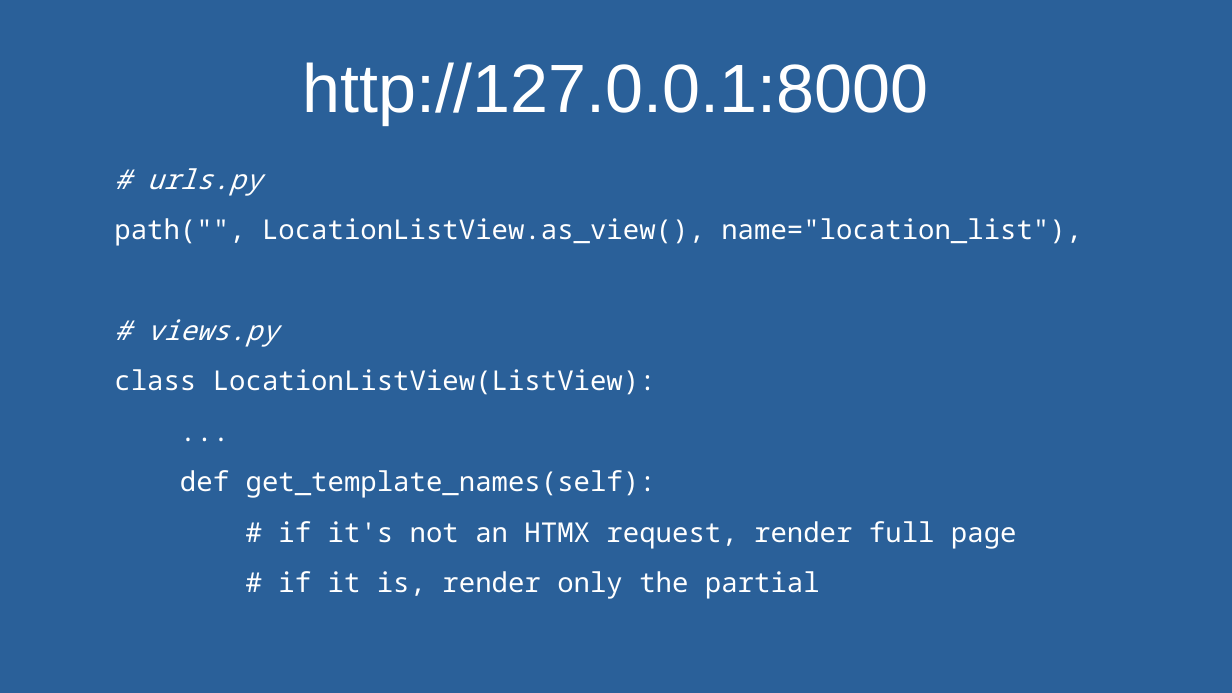
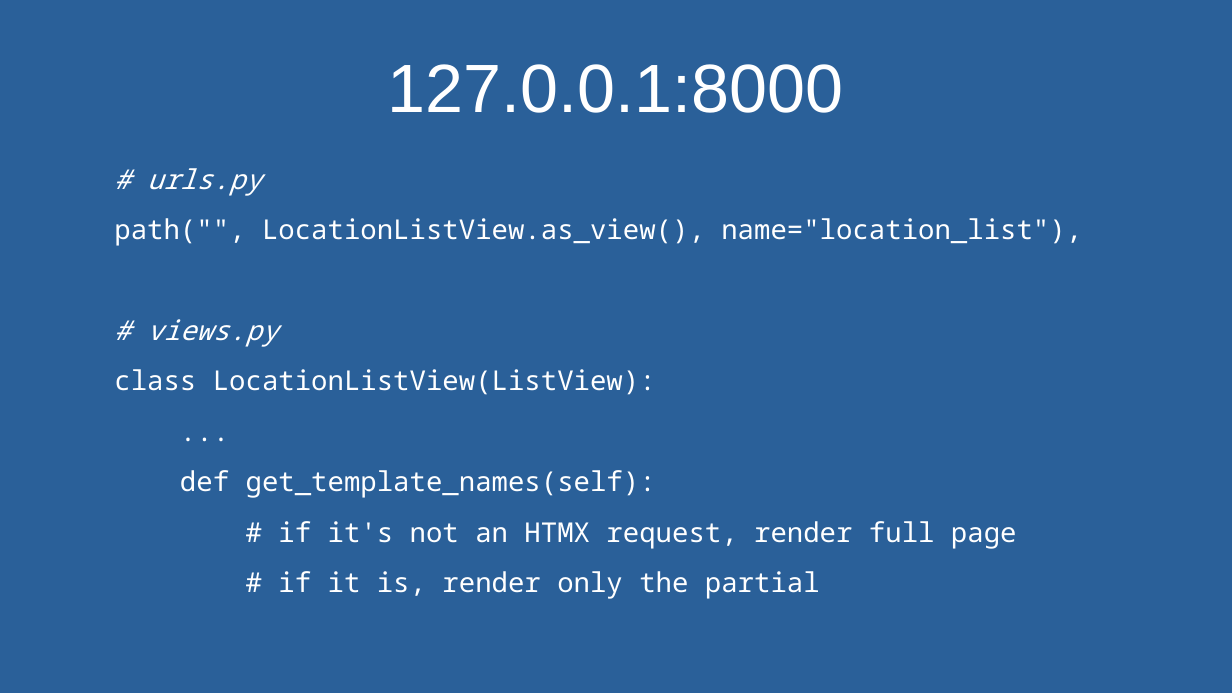
Before and after one commit to andywar65/map_swap_example, a slide deck: slide 10 of hypermedia_driven_maps.odp. Drawn at 1232x693 pixels with LibreOffice and Linux fonts; fonts in the diff are those of the drawing. Boxes give left, top, right and bottom in pixels: in the first picture for what was removed or moved away, otherwise in the second. Text is boxed around its words. In the diff, an @@ line names an element or a change of style, - is before the commit and + after.

```diff
--- a/hypermedia_driven_maps.odp
+++ b/hypermedia_driven_maps.odp
@@ title at [388, 64, 843, 113]: text changed @@
-http://127.0.0.1:8000
+127.0.0.1:8000
```
Also in this commit, not shown: 6 other slides changed, 10 slides added, 3 slides removed.
